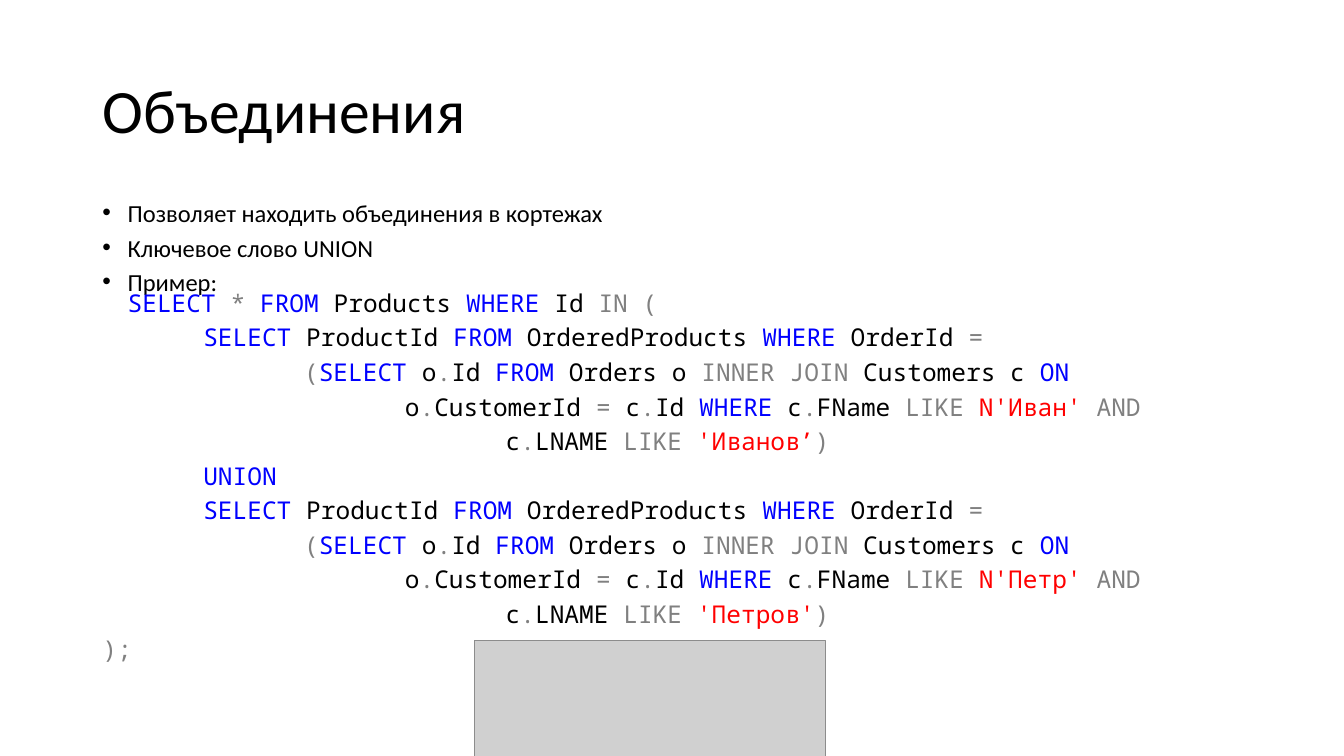
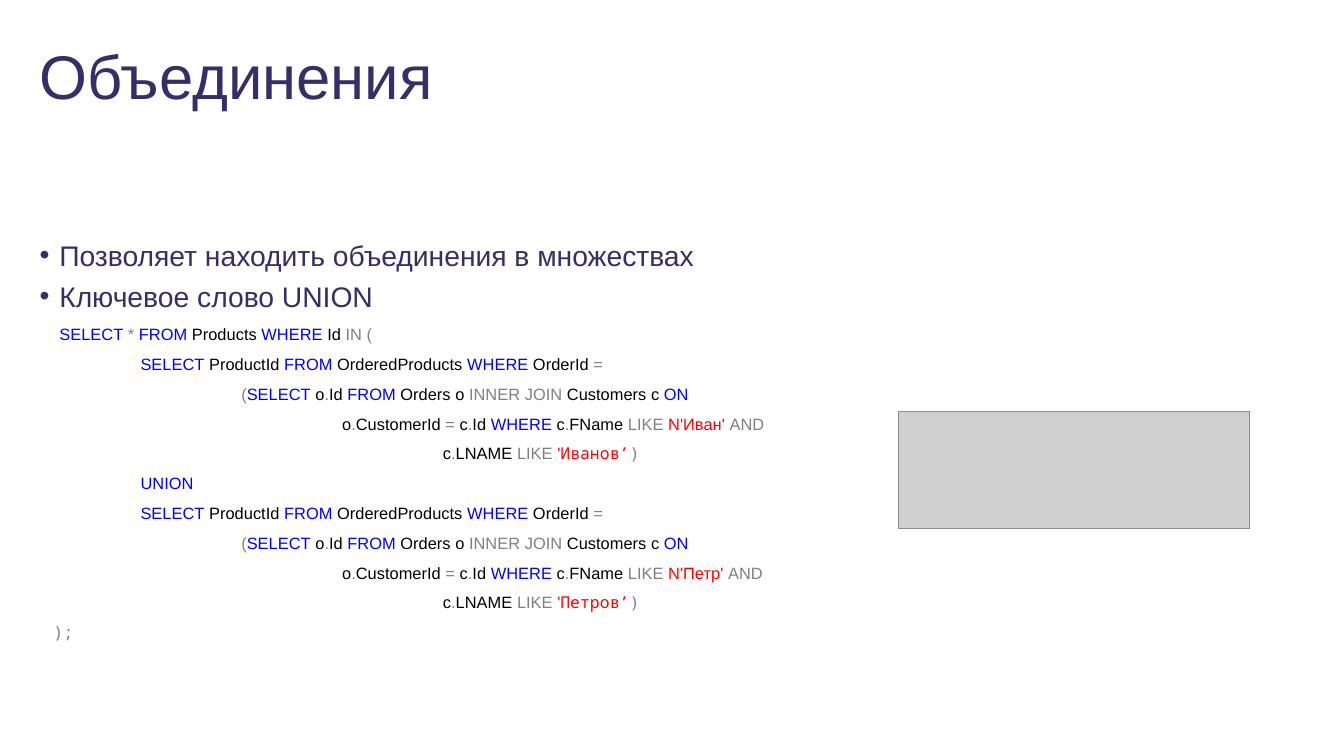
Before and after one commit to dmitriykuptsov/SQL, a slide deck: slide 43 of sql.pptx (slide 34 before the commit). Drawn at 1344x756 pixels with LibreOffice and Linux fonts; fonts in the diff are those of the drawing; grey boxes stand for pictures; background and template pictures are left out. Boxes give left, top, right and bottom in pixels: in the first picture for what was removed or moved away, otherwise in the second. Text is boxed around its words. In the diff, an @@ line names an element or a change of style, - is before the commit and + after.

```diff
--- a/sql.pptx
+++ b/sql.pptx
@@ title "Объединения": place and size @@
-title "Объединения" at (102,91,465,143)
+title "Объединения" at (40,54,433,111)
@@ title "Объединения" at (40,54,433,111): font Calibri to Arial, text colour #000000 to #372D68; line spacing 0.9 to 1; vertical alignment middle to top @@
@@ text "Позволяет находить объединения в множествах": place and size @@
-text "Позволяет находить объединения в множествах" at (128,205,1141,629)
+text "Позволяет находить объединения в множествах" at (59,245,765,612)
@@ text at (59,245,694,340): text changed; size 17.5 to 20.1 pt; font Calibri to Arial; text colour #000000 to #372D68 @@
-• Позволяет находить объединения в кортежах
-• Ключевое слово UNION
-• Пример:
-  SELECT * FROM Products WHERE Id IN (
+• Позволяет находить объединения в множествах
+• Ключевое слово UNION
+  SELECT * FROM Products WHERE Id IN (
@@ text at (141,358,765,582): size 17.5 to 11.7 pt in "SELECT ProductId FROM OrderedProducts WHERE OrderId =", "(SELECT o.Id FROM Orders o INNER JOIN ...", "o.CustomerId = c.Id WHERE c.FName LIKE N'Иван' ...", "c.LNAME LIKE 'Иванов’)" and 5 more places; font Noto Sans Mono to Arial in "SELECT ProductId FROM OrderedProducts WHERE OrderId =", "(SELECT o.Id FROM Orders o INNER JOIN ...", "o.CustomerId = c.Id WHERE c.FName LIKE N'Иван' ...", "c.LNAME LIKE 'Иванов’)" and 4 more places; line spacing 0.7 to 0.8 @@
@@ picture added at (899,411,1250,528) @@
@@ text at (443,596,639,612): text changed; size 17.5 to 11.7 pt; font Noto Sans Mono to Arial @@
-c.LNAME LIKE 'Петров')
+c.LNAME LIKE 'Петров’)
@@ picture removed at (475,640,826,756) @@
```
Also in this commit, not shown: 57 other slides changed, 7 slides added, 7 slides removed, 3 other files.
